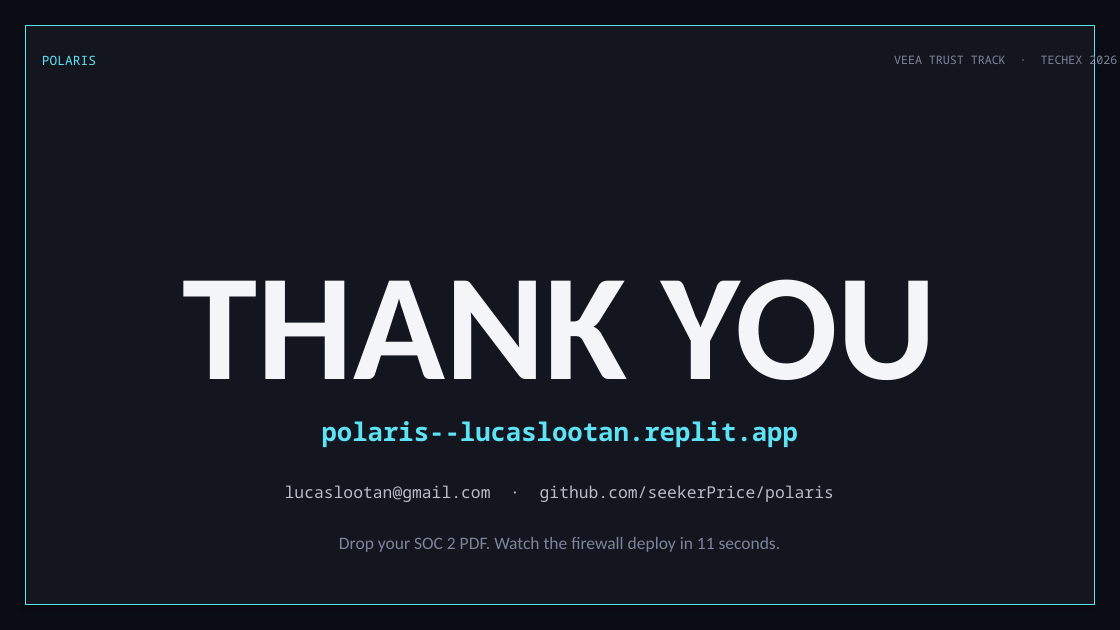
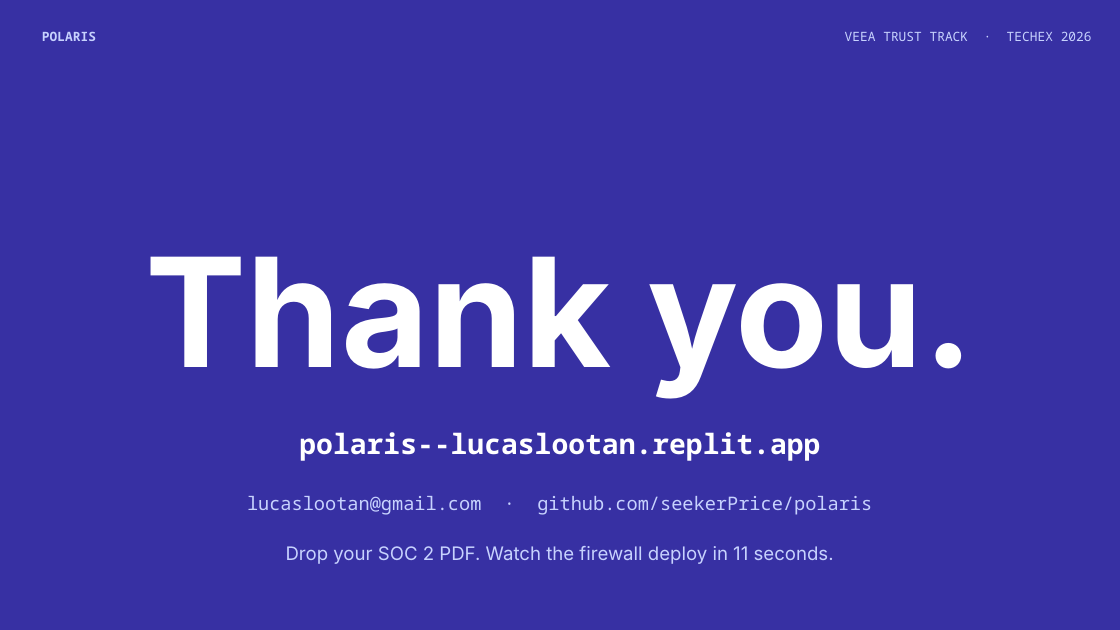
Before and after one commit to seekerPrice/polaris, a slide deck: slide 15 of docs/PITCH_DECK.pptx. Drawn at 1120x630 pixels with LibreOffice and Linux fonts; fonts in the diff are those of the drawing. Boxes give left, top, right and bottom in pixels: in the first picture for what was removed or moved away, otherwise in the second. Text is boxed around its words. In the diff, an @@ line names an element or a change of style, - is before the commit and + after.

```diff
--- a/docs/PITCH_DECK.pptx
+++ b/docs/PITCH_DECK.pptx
@@ background #0B0D14 to #3730A3 @@
@@ rectangle removed at (x1=25, y1=25, x2=1095, y2=605) @@
@@ text "POLARIS" moved from (x1=42, y1=55, x2=96, y2=65) to (x1=42, y1=31, x2=96, y2=41) @@
@@ text "POLARIS" at (x1=42, y1=31, x2=96, y2=41): text colour #5DE3F5 to #C7D2FE, bold on; line spacing 1.15 to 1.2 @@
@@ text "VEEA TRUST TRACK · TECHEX ..." moved from (x1=894, y1=53, x2=1117, y2=68) to (x1=845, y1=32, x2=1092, y2=41) @@
@@ text "VEEA TRUST TRACK · TECHEX ..." at (x1=845, y1=32, x2=1092, y2=41): size 10 to 11 pt, text colour #7E8499 to #C7D2FE; line spacing 1.15 to 1.2 @@
@@ text at (x1=146, y1=256, x2=973, y2=398): text changed; font Calibri to Inter; text colour #F4F5F8 to #FFFFFF @@
-THANK YOU
+Thank you.
@@ text "polaris--lucaslootan.replit.app" at (x1=299, y1=432, x2=820, y2=461): size 22 to 24 pt, text colour #5DE3F5 to #FFFFFF; line spacing 1.15 to 1.2 @@
@@ text "lucaslootan@gmail.com · github.com/seekerPrice/polaris" at (x1=247, y1=496, x2=872, y2=515): size 14 to 16 pt, text colour #B8BCC9 to #C7D2FE; line spacing 1.15 to 1.2 @@
@@ 3 texts moved together from (x1=285, y1=421, x2=834, y2=552) to (x1=247, y1=432, x2=872, y2=564) @@
@@ text "Drop your SOC 2 PDF. ..." at (x1=286, y1=546, x2=834, y2=564): size 15 to 16 pt, font Calibri to Inter, text colour #7E8499 to #C7D2FE; line spacing 1.15 to 1.2 @@
```
Also in this commit, not shown: 17 other slides changed, 7 other files.
